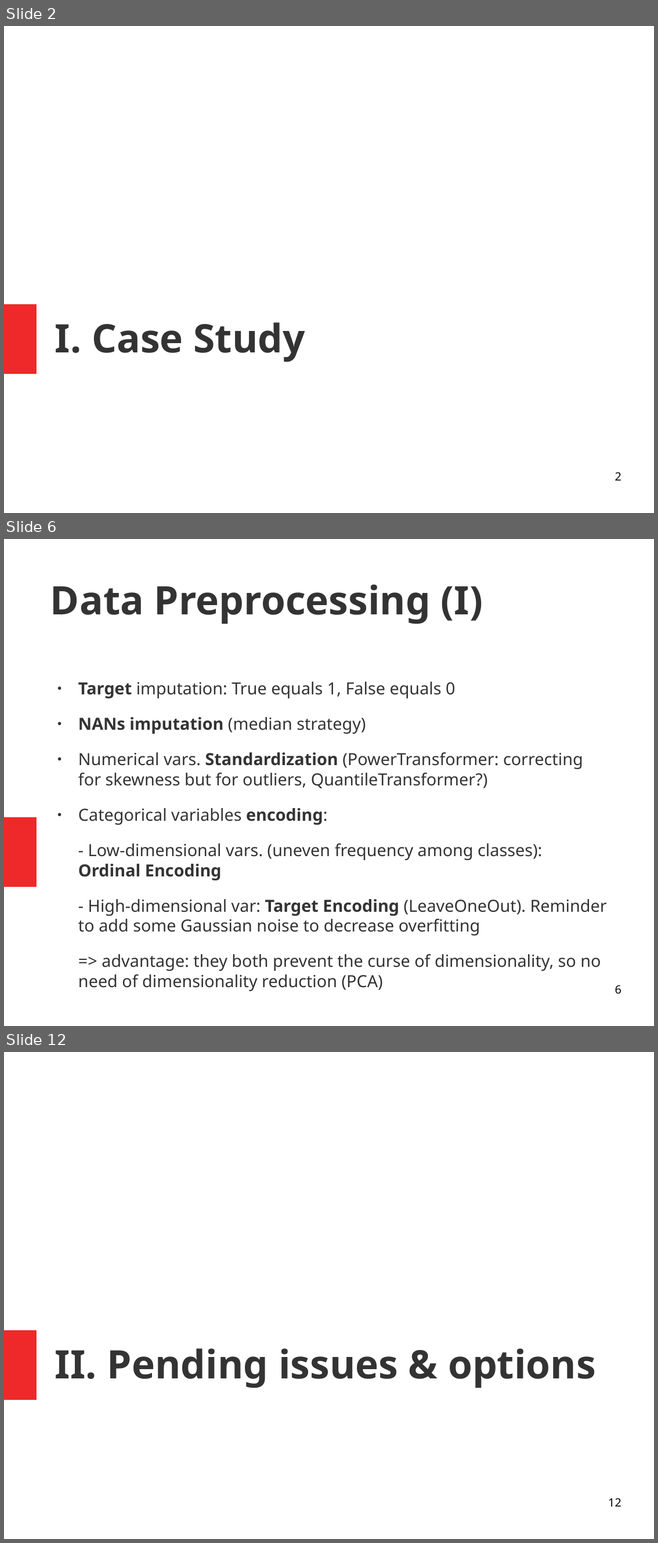
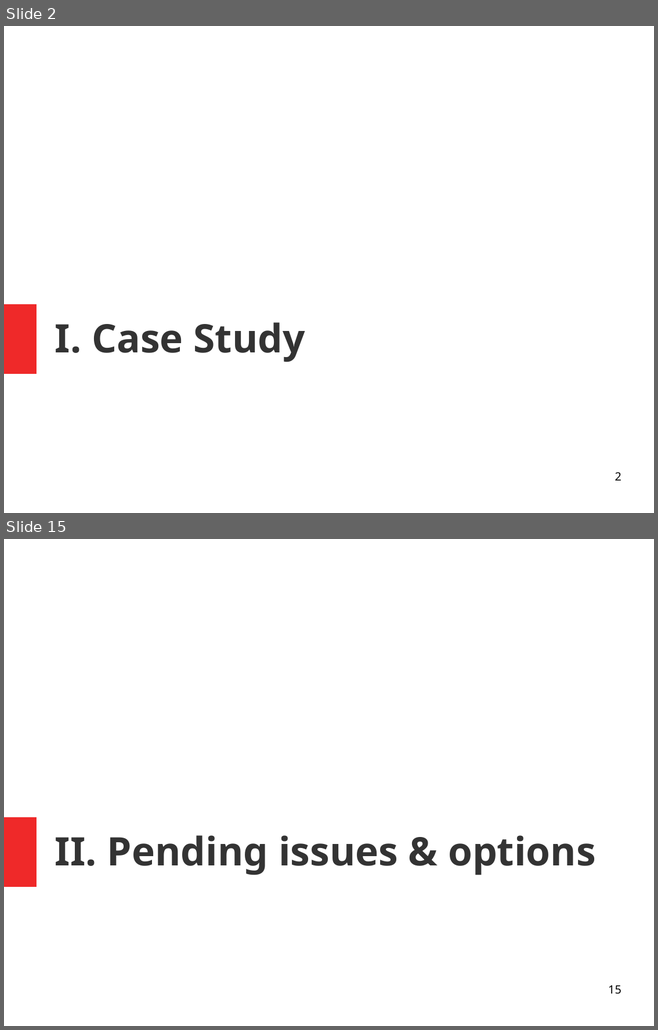
Before and after one commit to isabelpuche/Marketing_Analytics, a slide deck: ppt_100421.odp. Shown one above the other, each under a label of ours: slides 2, 6 and 12 before the commit, slides 2 and 15 after it; the slides between them are not shown. The pictures are 658x1543 and 658x1030 pixels, drawn with LibreOffice and Linux fonts; fonts in the diff are those of the drawing. Boxes give left, top, right and bottom in pixels: in the first picture for what was removed or moved away, otherwise in the second. Text is boxed around its words. In the diff, an @@ line names an element or a change of style, - is before the commit and + after.

Commit message:
power point

```diff
--- a/ppt_100421.odp
+++ b/ppt_100421.odp
@@ slide 6 removed at box(4, 539, 654, 1026), background #FFFFFF; not listed: 1 template element that a slide beside it also shows @@
@@ title removed at box(50, 584, 482, 624) @@
-Data Preprocessing (I)
@@ text removed at box(78, 682, 607, 971) @@
-● Target imputation: True equals 1, False equals 0
-● NANs imputation (median strategy)
-● Numerical vars. Standardization (PowerTransformer: correcting for skewness but for outliers, QuantileTransformer?)
-● Categorical variables encoding:
-- Low-dimensional vars. (uneven frequency among classes): Ordinal Encoding
-- High-dimensional var: Target Encoding (LeaveOneOut). Reminder to add some Gaussian noise to decrease overfitting
-=> advantage: they both prevent the curse of dimensionality, so no need of dimensionality reduction (PCA)
@@ page number removed at box(615, 985, 621, 994) @@
-6
@@ what was slide 12 is now slide 15 @@
@@ page number at box(608, 986, 621, 994): text changed @@
-12
+15
```
Also in this commit, not shown: 2 slides changed, 11 slides added, 9 other slides removed, 3 other files.
